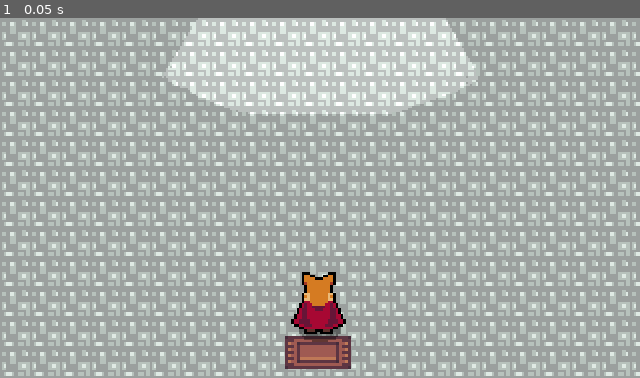
Above: before the commit, frame 1.
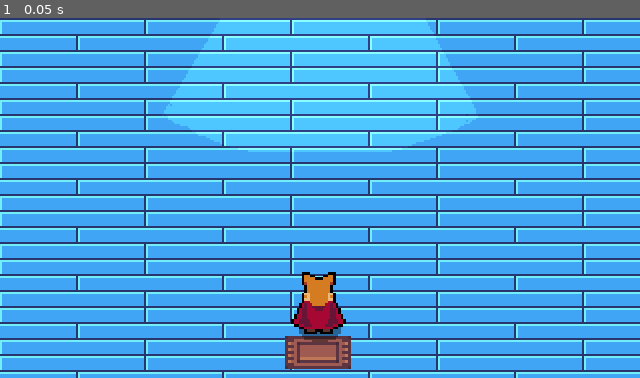
Above: after the commit, the same moment.

Repository: Jonak-Adipta-Kalita/JAK-Ultimate-Adventure-Game
Game: Godot game, scene res://Buildings/Interriors/LabInterrior/GroundFloor.tscn
Same seed, same stepped clock (60 frames per second), same inputs: the game is played once before the commit and once after it. This scene is started directly instead of the project's main scene. Sound files missing from this copy of the repository are replaced by a short silence.
Inputs:
- Up to frame 1 (0.05 s): no input

The runs differ from the first frame. In frame 1, 98% of the frame differs, in the area x 0-100%, y 0-100%.

Commit message:
working on room!!

Diff:
--- a/Buildings/Interriors/LabInterrior/GroundFloor.tscn
+++ b/Buildings/Interriors/LabInterrior/GroundFloor.tscn
@@ -3,13 +3,13 @@
 [ext_resource path="res://Buildings/Interriors/BuildingInterrior.tscn" type="PackedScene" id=1]
 [ext_resource path="res://Tiles/LabFloorTile.png" type="Texture" id=2]
 [ext_resource path="res://Overlap/Camera.tscn" type="PackedScene" id=3]
-[ext_resource path="res://Tiles/WallTile.png" type="Texture" id=4]
+[ext_resource path="res://Tiles/LabWallTile.png" type="Texture" id=4]
 [ext_resource path="res://Buildings/Interriors/Objects/Window.tscn" type="PackedScene" id=5]
 [ext_resource path="res://Buildings/Interriors/Objects/Carpet.tscn" type="PackedScene" id=6]
 [ext_resource path="res://Buildings/Interriors/Objects/Clock.tscn" type="PackedScene" id=7]
 
 [sub_resource type="RectangleShape2D" id=1]
-extents = Vector2( 152, 23 )
+extents = Vector2( 152, 33.8148 )
 
 [node name="LabInterrior_GroundFloor" instance=ExtResource( 1 )]
 
@@ -46,28 +46,30 @@
 scale = Vector2( 1.05263, 1.04348 )
 
 [node name="Sprite" type="Sprite" parent="Background/WallTile" index="0"]
+position = Vector2( 0, 10.8267 )
+scale = Vector2( 1, 1.47073 )
 texture = ExtResource( 4 )
 region_enabled = true
 region_rect = Rect2( 0, 0, 304, 46 )
 
 [node name="CollisionShape2D" type="CollisionShape2D" parent="Background/WallTile" index="1"]
+position = Vector2( 0, 10.8148 )
 shape = SubResource( 1 )
 
 [node name="WallShadow" type="ColorRect" parent="Background" index="5"]
 self_modulate = Color( 1, 1, 1, 0.262745 )
-margin_left = 0.000259399
-margin_top = -57.1485
+margin_top = -34.5536
 margin_right = 320.0
-margin_bottom = -41.1485
+margin_bottom = -18.5536
 color = Color( 0, 0, 0, 1 )
 
 [node name="RemoteTransform2D" type="RemoteTransform2D" parent="YSort/Player" index="8"]
 remote_path = NodePath("../../../Background/Camera")
 
 [node name="Window" parent="YSort" index="2" instance=ExtResource( 5 )]
-position = Vector2( 160, -81.1486 )
+position = Vector2( 160, -62.1486 )
 
 [node name="Clock" parent="YSort" index="3" instance=ExtResource( 7 )]
-position = Vector2( 55.6218, -81.1486 )
+position = Vector2( 55.6218, -62.1486 )
 
 [editable path="Background/Camera"]
Binary file changed: Tiles/LabFloorTile.png
Binary file added: Tiles/LabWallTile.png
Not shown, added: Tiles/LabWallTile.png.import
